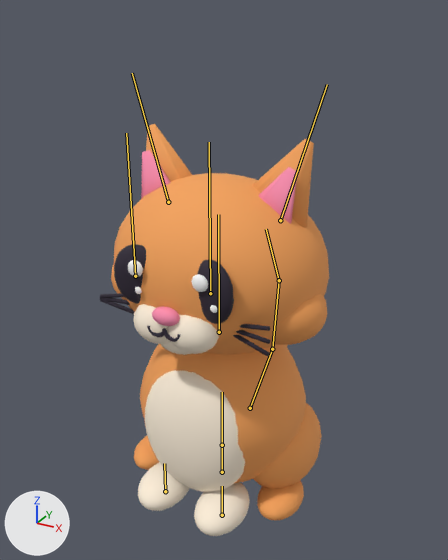
Before and after pictures for a commit that changed the glTF model models/cat.glb.
The view is the same before and after, from a 50 mm camera at (0.861, -1.555, 1.535) aimed at (-0.023, 0.053, 0.731). Every picture has the same lights, and +X, +Y and +Z are marked at lower left. The first picture is the older version. The bones that bend it are drawn over the model as lines.

In view in the first picture: 'BodyMesh', 'DarkMesh', 'LightMesh', 'PinkMesh', 'WhiteMesh'.
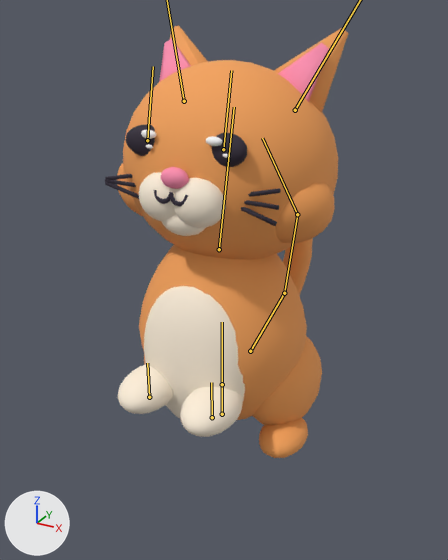
The newer file adds an action. The first version stands in its rest pose; the second is drawn at frame 12 of the action 'Cheer'.

What the commit changed:
Bone 'Root' (bone_root) moves from (0.0, 0.0, 0.0) to (0.0, 0.252, 0.0).
Bone 'Body' (bone_body) is rescaled from (1.0, 1.0, 1.0) to (0.96, 1.07, 0.96).
Bone 'Head' (bone_head) turns from (0, 0, 0) to (-14, 0, 0) degrees about its own x, y and z.
Bone 'Ear.L' (bone_ear_l) turns from (0, 0, 0) to (-12, 3, 4) degrees about its own x, y and z.
Bone 'Eye.L' (bone_eye_l) is rescaled from (1.0, 1.0, 1.0) to (1.0, 0.45, 1.0).
Bone 'Ear.R' (bone_ear_r) turns from (0, 0, 0) to (-12, -3, -4) degrees about its own x, y and z.
Bone 'Eye.R' (bone_eye_r) is rescaled from (1.0, 1.0, 1.0) to (1.0, 0.45, 1.0).
Bone 'Tail1' (bone_tail1) turns from (0, 0, 0) to (1, -10, -12) degrees about its own x, y and z.
Bone 'Tail2' (bone_tail2) turns from (0, 0, 0) to (1, -22, -3) degrees about its own x, y and z.
Bone 'Tail3' (bone_tail3) turns from (0, 0, 0) to (-3, -25, 15) degrees about its own x, y and z.
Bone 'Paw.L' (bone_paw_l) moves from (0.0, 0.0, 0.0) to (0.0, 0.169, 0.06).
Bone 'Paw.R' (bone_paw_r) moves from (0.0, 0.0, 0.0) to (0.0, 0.169, 0.06).

Location of each change, [x1, y1, x2, y2] in pixels of the pictures (448 x 560 px):
'BodyMesh', posed (9% taller)
    before: [111, 124, 329, 520]
    after: [117, 26, 348, 458]
'LightMesh', posed
    before: [133, 304, 250, 536]
    after: [118, 172, 245, 437]
'DarkMesh', posed (10% shorter)
    before: [100, 244, 270, 356]
    after: [105, 125, 281, 226]
'PinkMesh', posed (9% wider, 15% shorter)
    before: [141, 150, 297, 326]
    after: [159, 39, 329, 189]
'WhiteMesh', posed (46% shorter)
    before: [128, 260, 218, 313]
    after: [141, 130, 231, 158]
bone 'Root', root to tip
    before: (222, 472) to (222, 445)
    after: (222, 414) to (222, 384)
bone 'Body', root to tip
    before: (222, 445) to (222, 392)
    after: (222, 384) to (222, 322)
bone 'Head', root to tip
    before: (219, 332) to (218, 214)
    after: (219, 249) to (234, 107)
bone 'Eye.L', root to tip
    before: (135, 276) to (126, 133)
    after: (147, 140) to (153, 66)
bone 'Eye.R', root to tip
    before: (210, 293) to (209, 142)
    after: (223, 149) to (231, 70)
bone 'Tail1', root to tip
    before: (250, 408) to (272, 349)
    after: (250, 351) to (284, 293)
bone 'Tail2', root to tip
    before: (272, 349) to (279, 280)
    after: (284, 293) to (297, 214)
bone 'Tail3', root to tip
    before: (279, 280) to (266, 229)
    after: (297, 214) to (262, 138)
bone 'Paw.L', root to tip
    before: (165, 491) to (164, 463)
    after: (149, 397) to (147, 363)
bone 'Paw.R', root to tip
    before: (222, 515) to (222, 486)
    after: (212, 417) to (211, 382)
